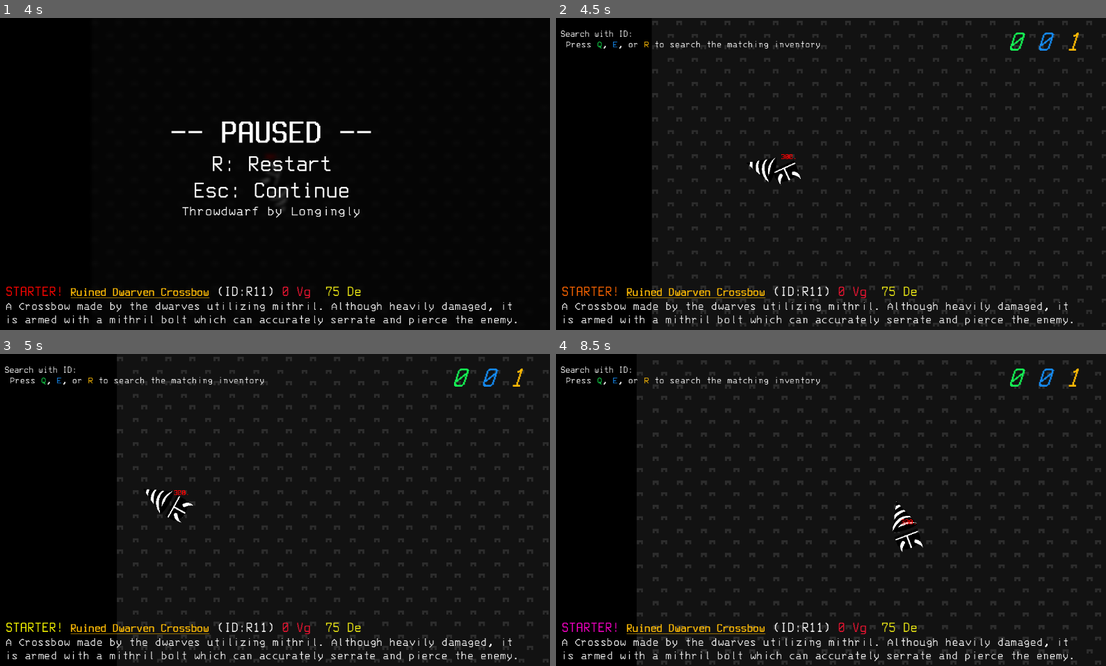
Above: before the commit, frames 1-4 (two rows, left to right).
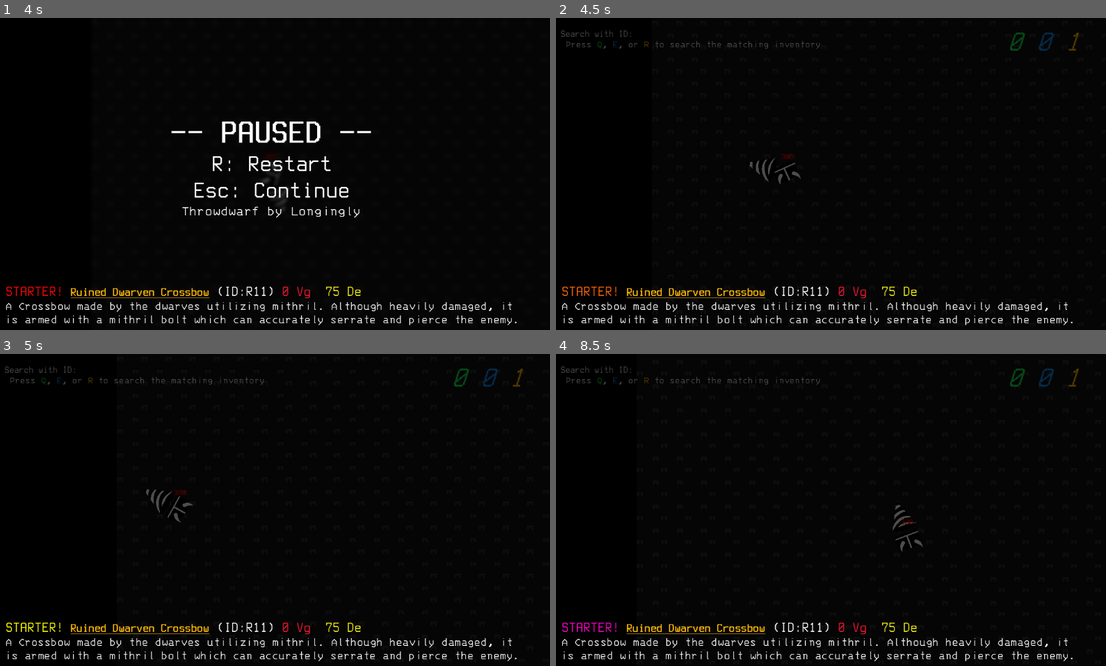
Above: after the commit, the same moments.

Repository: StaringLongingly/Throwdwarf
Game: Godot game, scene res://Game.tscn
Same seed, same stepped clock (60 frames per second), same inputs: the game is played once before the commit and once after it.
Inputs (mouse positions are in pixels of both pictures, inside the frame that each line leads up to):
- Up to frame 1 (4 s): tap Enter at 0.5, 2, 3.5 s; move the mouse to (396, 158) at 0.52 s; hold D (ui_right) 0.53-1.28 s; click (396, 158) at 0.6 s; tap Space at 1.25, 2.75 s; move the mouse to (159, 189) at 1.27 s; hold S (ui_down) 1.28-2.03 s; tap 1 (Pressed 1) at 1.35 s; move the mouse to (330, 105) at 2.02 s; hold D (ui_right) 2.03-2.78 s; tap 2 (Pressed 2) at 2.1 s; move the mouse to (242, 236) at 2.77 s; hold W (ui_up) 2.78-3.53 s; tap 3 (Pressed 3) at 2.85 s; click (242, 236) at 2.92 s; move the mouse to (440, 220) at 3.52 s; hold A (ui_left) from 3.53 s (still down); tap 4 (Pressed 4) at 3.6 s
- Up to frame 2 (4.5 s): keep holding A (ui_left); tap Escape (ui_cancel) at 4.15 s; move the mouse to (660, 127) at 4.27 s; tap 5 (Pressed 5) at 4.35 s
- Up to frame 3 (5 s): keep holding A (ui_left)
- Up to frame 4 (8.5 s): move the mouse to (858, 510) at 5.02 s; release A (ui_left) at 5.03 s; hold S (ui_down) 5.03-5.78 s; tap Enter at 5.1 s; click (858, 510) at 5.17 s; move the mouse to (743, 432) at 5.77 s; hold D (ui_right) 5.78-6.53 s; tap F at 5.85 s; move the mouse to (952, 494) at 6.52 s; hold W (ui_up) 6.53-7.28 s; click (952, 494) at 6.6 s; move the mouse to (715, 525) at 7.27 s; hold D (ui_right) 7.28-8.03 s; tap 1 (Pressed 1) at 7.35 s; click (715, 525) at 7.42 s; move the mouse to (886, 441) at 8.02 s; hold S (ui_down) from 8.03 s (still down); tap 2 (Pressed 2) at 8.1 s

Frame 1 is identical in both runs. In frame 2, 6.1% of the frame differs, in the area x 0-100%, y 0-99%; in frame 3, 5.9%; in frame 4, 6.6%, in the area x 0-100%, y 2-100%.
Error after the commit: Invalid type in utility function "lerp()". Cannot convert argument 2 from float to int. (res://scripts/pause_menu.gd:46)

Commit message:
Trying to fix the broken web build

Diff:
--- a/scripts/pause_menu.gd
+++ b/scripts/pause_menu.gd
@@ -40,9 +40,10 @@
 		LodProgress = clamp(LodProgress + delta / animationTime, 0, 1)
 	else:
 		LodProgress = clamp(LodProgress - delta / animationTime, 0, 1)
+	var LodProgressEased: float = clamp(ease(LodProgress, 0.6), 0, 1)
 
-	rectangle.material.set_shader_parameter("lod", cachedLod * ease(LodProgress, 0.6))
-	rectangle.material.set_shader_parameter("black", lerpf(1, cachedBlack, ease(LodProgress, 0.6)))
+	rectangle.material.set_shader_parameter("lod", cachedLod * LodProgressEased)
+	rectangle.material.set_shader_parameter("black", lerp(1, cachedBlack, LodProgressEased))
 
 # Function to reset shader parameters and cached variables
 func reset_shader_parameters() -> void:
